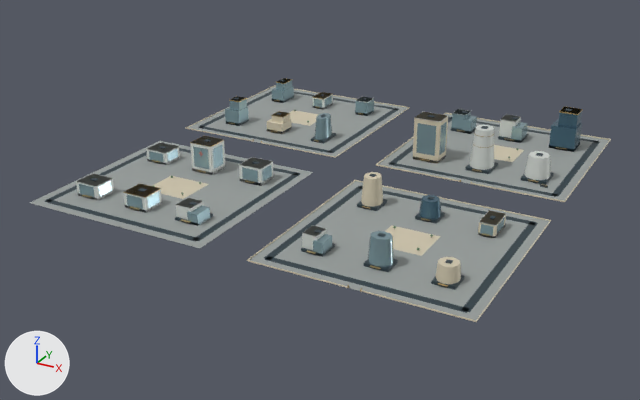
The glTF model web/public/assets/3d/ampliworld/GC-CITY-2030/GC-TILE-10-21.glb: old version first, new version second.
The view is the same before and after, from a 50 mm camera at (667.0, -7304.0, 581.0) aimed at (-21.0, -6054.0, -44.0). The lights are fixed; the arrows at lower left show +X, +Y and +Z. The first picture is the older version. Where no turn or scale is listed for an object, it has been applied to the vertices. Vertices at exactly the same position are counted once.

In view in the first picture: 'GC-TILE-10-21-blue', 'GC-TILE-10-21-dark', 'GC-TILE-10-21-glass', 'GC-TILE-10-21-gold', 'GC-TILE-10-21-ivory', 'GC-TILE-10-21-paving', 'GC-TILE-10-21-white' and 1 more.
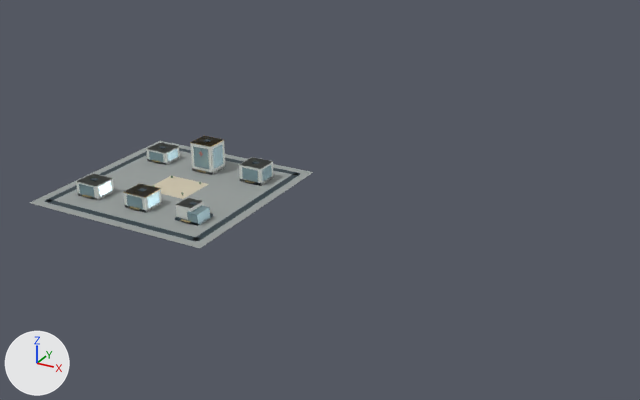
What differs and where, as boxes [x1, y1, x2, y2] in the pictures (640 x 400 px):
'GC-TILE-10-21-paving', reshaped (51% narrower, 54% shorter): before [30, 86, 609, 320]; after [30, 141, 313, 248]
'GC-TILE-10-21-dark', reshaped (54% narrower, 56% shorter): before [45, 80, 600, 313]; after [45, 139, 300, 242]
'GC-TILE-10-21-ivory', reshaped: before [153, 85, 611, 322]; after [153, 176, 208, 199]
'GC-TILE-10-21-glass', reshaped (57% narrower, 57% shorter): before [79, 78, 528, 267]; after [79, 144, 272, 225]
'GC-TILE-10-21-white', reshaped (58% narrower, 47% shorter): before [76, 92, 550, 250]; after [76, 136, 273, 220]
'GC-TILE-10-21-blue', deleted: before [419, 106, 582, 219]
'GC-TILE-10-21-gold', reshaped (65% narrower, 59% shorter): before [82, 78, 583, 292]; after [82, 136, 255, 223]
part 1 of me_mesh_0, deleted: before [188, 86, 407, 156]
part 2 of me_mesh_0, deleted: before [378, 114, 609, 201]
part 3 of me_mesh_0, deleted: before [250, 181, 549, 320]
part 4 of me_mesh_1, deleted: before [198, 80, 600, 313]
part 5 of me_mesh_2, deleted: before [185, 85, 611, 322]
part 6 of me_mesh_7, deleted: before [302, 92, 550, 250]
part 7 of me_mesh_6, deleted: before [225, 78, 528, 267]
part 8 of me_mesh_5, deleted: before [229, 78, 583, 292]

The edits, one by one:
me_mesh_0 is used by ob_gc_tile_10_21_paving; location (0.0, 0.0, 0.0).
me_mesh_0 had 32 vertices, 48 faces and spanned x -379.0..379.0, y -6379.0..-5621.0, z 0.0.
me_mesh_0 now has 8 vertices, 12 faces and spans x -379.0..-41.0, y -6379.0..-6041.0, z 0.0.
me_mesh_0 part 1: the loose piece of 8 vertices spanning x -379.0..-41.0, y -5959.0..-5621.0, z 0.0 is deleted.
me_mesh_0 part 2: the loose piece of 8 vertices spanning x 41.0..379.0, y -5959.0..-5621.0, z 0.0 is deleted.
me_mesh_0 part 3: the loose piece of 8 vertices spanning x 41.0..379.0, y -6379.0..-6041.0, z 0.0 is deleted.
me_mesh_1 is used by ob_gc_tile_10_21_dark; location (0.0, 0.0, 0.0).
me_mesh_1 had 520 vertices, 780 faces and spanned x -364.0..364.0, y -6364.0..-5636.0, z 0.0..81.0.
me_mesh_1 now has 128 vertices, 192 faces and spans x -364.0..-56.0, y -6364.0..-6056.0, z 0.0..54.0.
me_mesh_1 part 4: 49 loose pieces with 392 vertices, spanning x -364.0..364.0, y -6364.0..-5636.0, z 0.0..81.0, are deleted.
me_mesh_2 is used by ob_gc_tile_10_21_ivory; location (0.0, 0.0, 0.0).
me_mesh_2 had 228 vertices, 356 faces and spanned x -380.0..380.0, y -6380.0..-5620.0, z 0.0..79.0.
me_mesh_2 now has 8 vertices, 12 faces and spans x -250.0..-170.0, y -6246.0..-6174.0, z 0.0.
me_mesh_2 part 5: 24 loose pieces with 220 vertices, spanning x -380.0..380.0, y -6380.0..-5620.0, z 0.0..79.0, are deleted.
me_mesh_5 is used by ob_gc_tile_10_21_gold; location (0.0, 0.0, 0.0).
me_mesh_5 had 838 vertices, 1404 faces and spanned x -319.0..339.0, y -6380.0..-5677.0, z 0.0..71.0.
me_mesh_5 now has 64 vertices, 96 faces and spans x -319.0..-101.0, y -6322.0..-6098.0, z 4.0..53.0.
me_mesh_5 part 8: 60 loose pieces with 774 vertices, spanning x -319.0..339.0, y -6380.0..-5677.0, z 0.0..71.0, are deleted.
me_mesh_6 is used by ob_gc_tile_10_21_glass; location (0.0, 0.0, 0.0).
me_mesh_6 had 412 vertices, 632 faces and spanned x -332.0..323.0, y -6318.0..-5676.0, z 0.0..70.0.
me_mesh_6 now has 168 vertices, 252 faces and spans x -332.0..-88.0, y -6318.0..-6098.0, z 0.0..47.0.
me_mesh_6 part 7: 27 loose pieces with 244 vertices, spanning x -326.0..323.0, y -6316.0..-5676.0, z 0.0..70.0, are deleted.
me_mesh_7 is used by ob_gc_tile_10_21_white; location (0.0, 0.0, 0.0).
me_mesh_7 had 196 vertices, 308 faces and spanned x -332.0..331.0, y -6318.0..-5677.0, z 0.0..79.0.
me_mesh_7 now has 80 vertices, 120 faces and spans x -332.0..-88.0, y -6318.0..-6098.0, z 0.0..53.0.
me_mesh_7 part 6: 11 loose pieces with 116 vertices, spanning x -223.0..331.0, y -6313.0..-5677.0, z 0.0..79.0, are deleted.
Object 'GC-TILE-10-21-blue' (ob_gc_tile_10_21_blue) is deleted.
